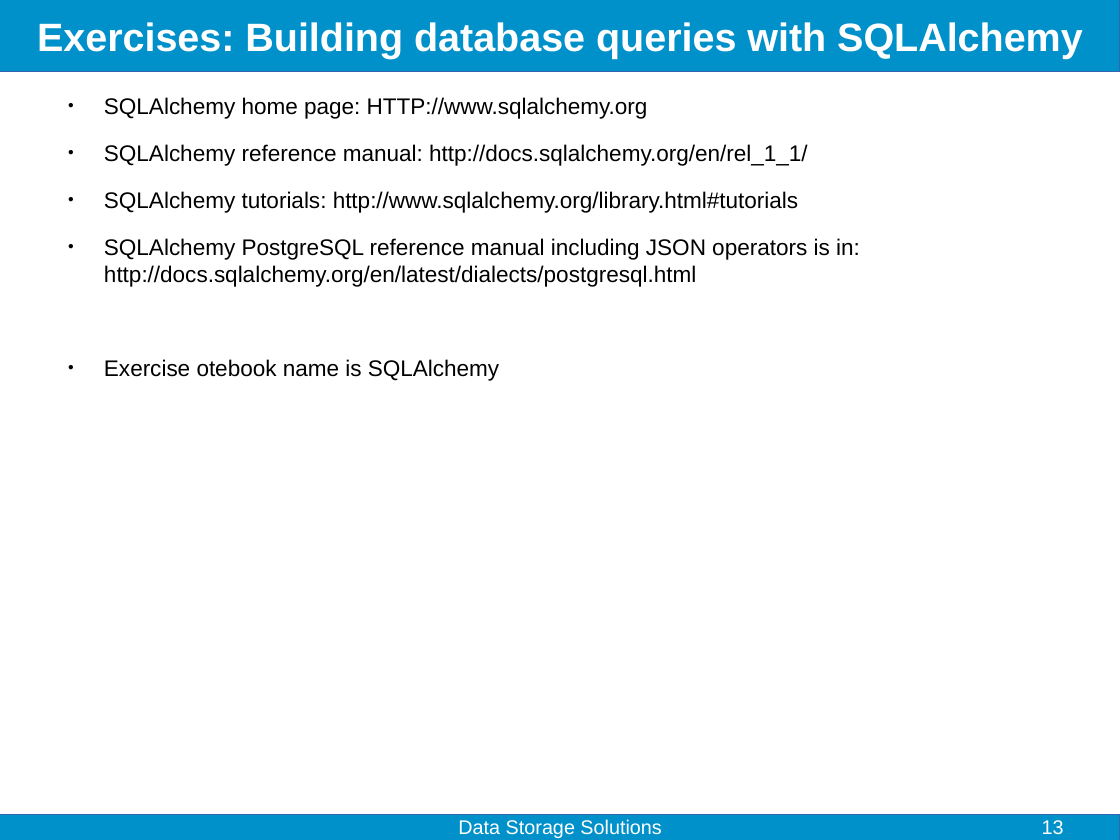
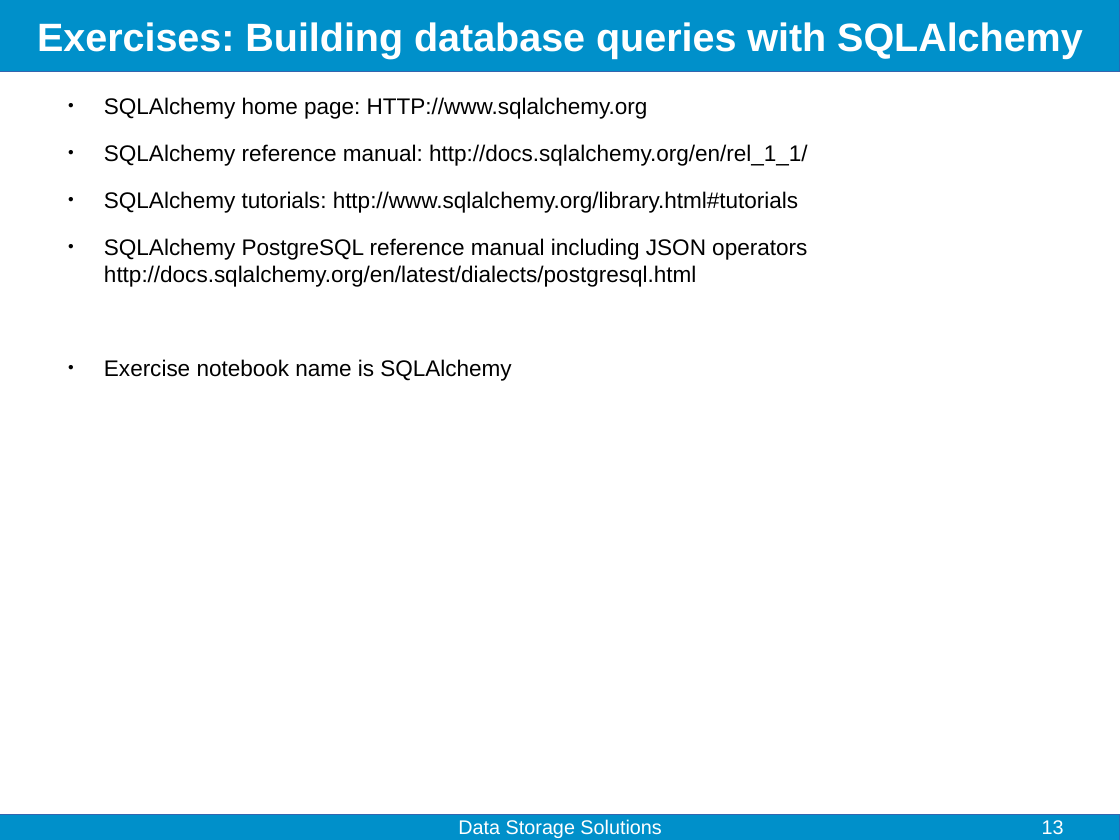
Before and after one commit to fjelltopp/training, a slide deck: slide 13 of data_storage_solutions/Data storage solutions.odp. Drawn at 1120x840 pixels with LibreOffice and Linux fonts; fonts in the diff are those of the drawing. Boxes give left, top, right and bottom in pixels: in the first picture for what was removed or moved away, otherwise in the second. Text is boxed around its words. In the diff, an @@ line names an element or a change of style, - is before the commit and + after.

```diff
--- a/data_storage_solutions/Data storage solutions.odp
+++ b/data_storage_solutions/Data storage solutions.odp
@@ text at [104,238,807,381]: text changed @@
-● SQLAlchemy PostgreSQL reference manual including JSON operators is in: http://docs.sqlalchemy.org/en/latest/dialects/postgresql.html
-● Exercise otebook name is SQLAlchemy
+● SQLAlchemy PostgreSQL reference manual including JSON operators http://docs.sqlalchemy.org/en/latest/dialects/postgresql.html
+● Exercise notebook name is SQLAlchemy
```
Also in this commit, not shown: 1 other slide changed.
